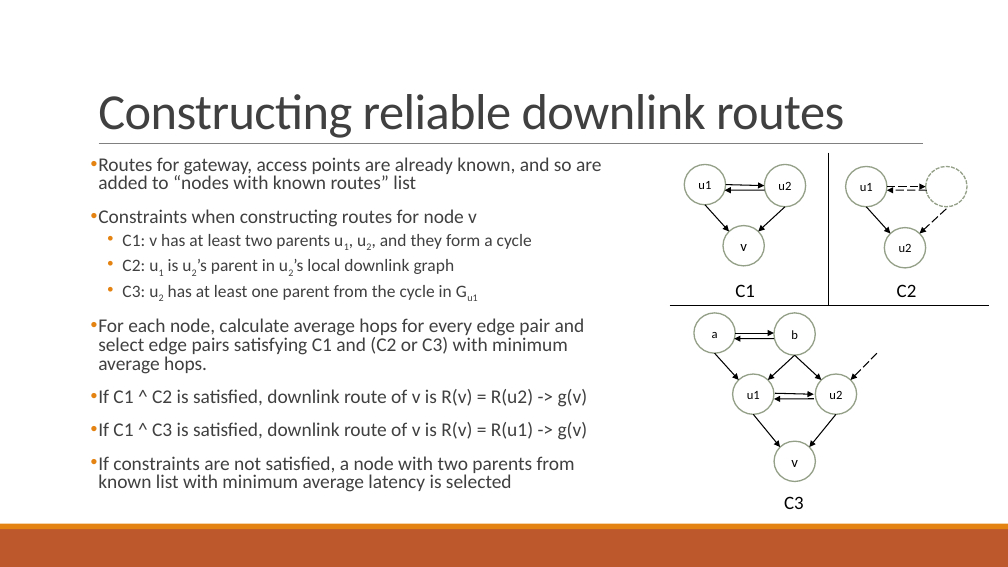
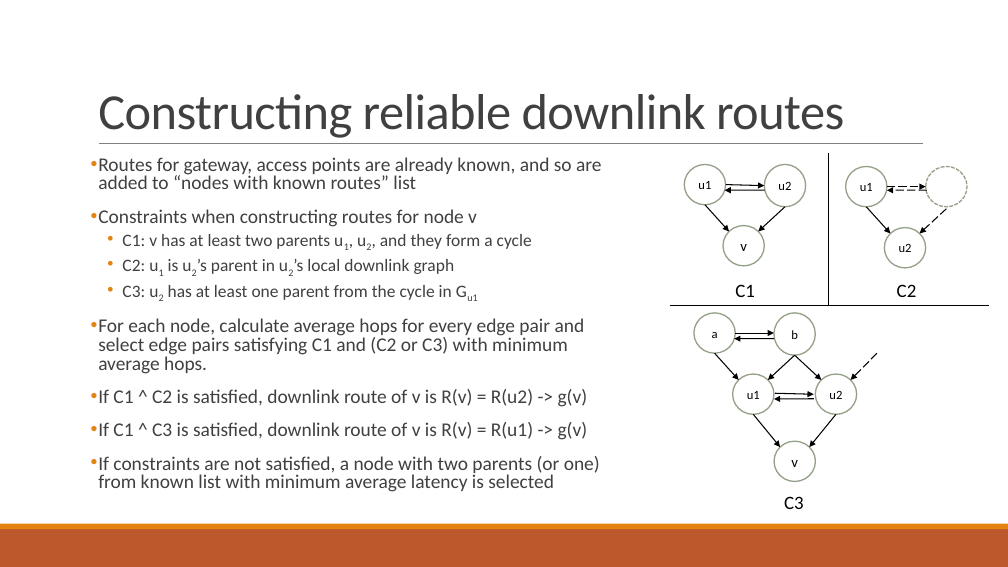
Before and after one commit to chaitu236/chaitu236.github.io, a slide deck: slide 9 of presentation-vadrevu.pptx. Drawn at 1008x567 pixels with LibreOffice and Linux fonts; fonts in the diff are those of the drawing. Boxes give left, top, right and bottom in pixels: in the first picture for what was removed or moved away, otherwise in the second. Text is boxed around its words. In the diff, an @@ line names an element or a change of style, - is before the commit and + after.

```diff
--- a/presentation-vadrevu.pptx
+++ b/presentation-vadrevu.pptx
@@ text at <box>98,456,600,492</box>: text changed @@
-• If constraints are not satisfied, a node with two parents from known list with minimum average latency is selected
+• If constraints are not satisfied, a node with two parents (or one) from known list with minimum average latency is selected
```
Also in this commit, not shown: 5 other slides changed, 1 other file.
